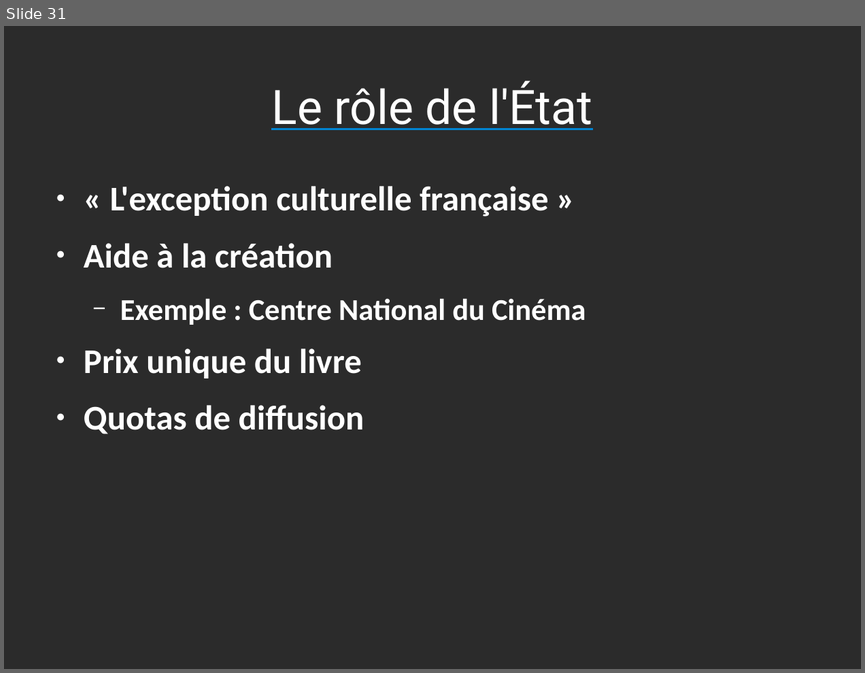
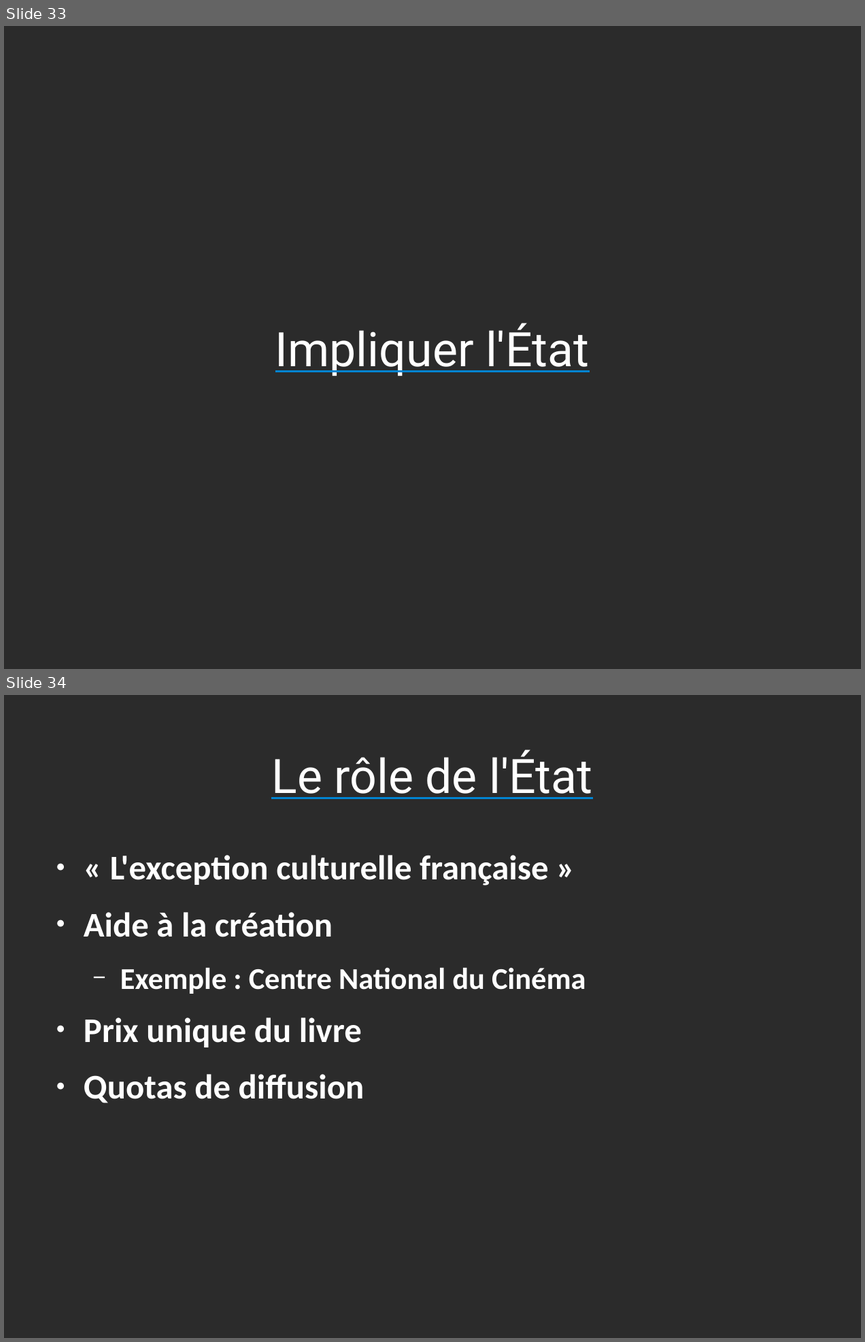
Before and after one commit to Parashp/pph-droit-auteur, a slide deck: soutenance.odp. Shown one above the other, each under a label of ours: slide 31 before the commit, slides 33 and 34 after it. The pictures are 865x673 and 865x1342 pixels, drawn with LibreOffice and Linux fonts; fonts in the diff are those of the drawing; background and template pictures are left out; a plain dark background stands for a picture behind light text. Boxes give left, top, right and bottom in pixels: in the first picture for what was removed or moved away, otherwise in the second. Text is boxed around its words. In the diff, an @@ line names an element or a change of style, - is before the commit and + after.

```diff
--- a/soutenance.odp
+++ b/soutenance.odp
@@ slide 33 added at [4, 26, 861, 669], background picture (left out) @@
@@ title added at [275, 322, 589, 376], 44 pt, text #FFFFFF, underline @@
+Impliquer l'État
@@ what was slide 31 is now slide 34 @@
```
Also in this commit, not shown: 2 other slides added.
